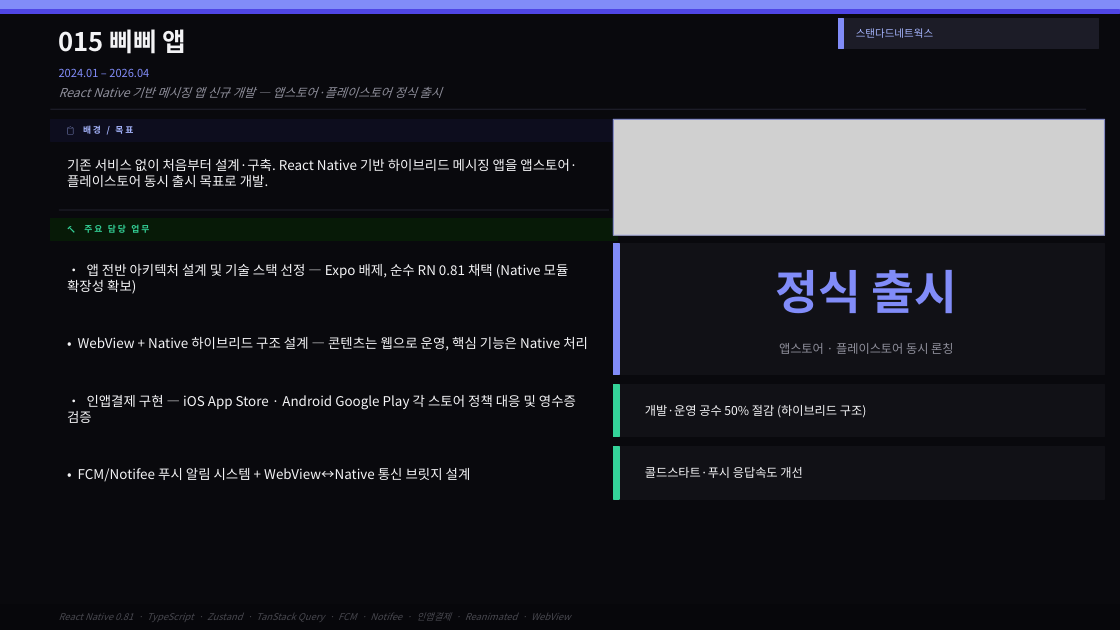
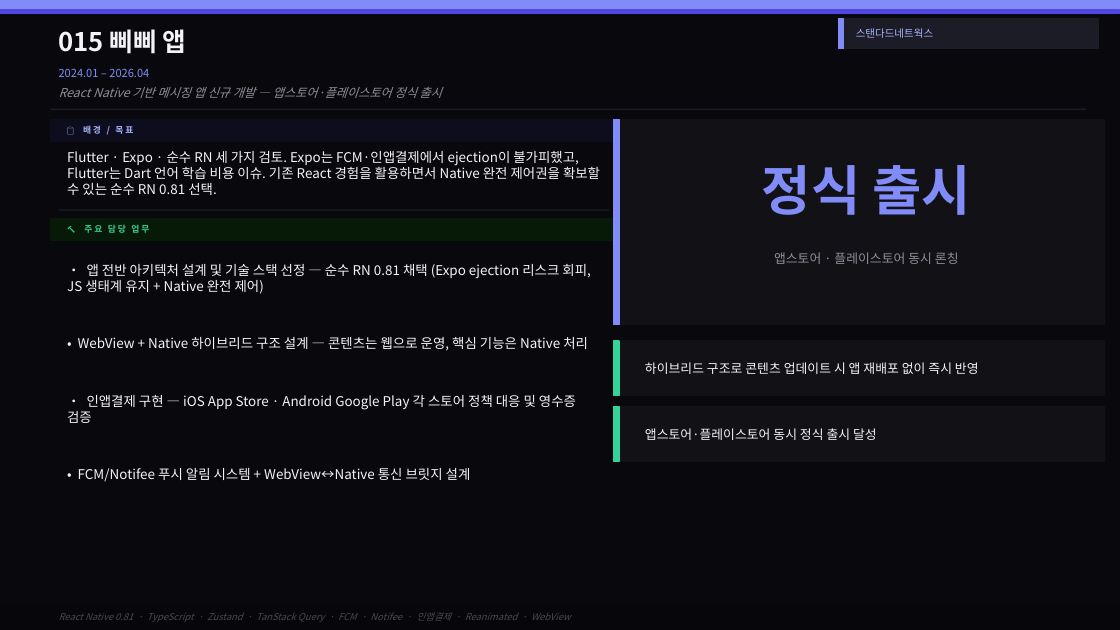
Before and after one commit to jinwonnnnnnn/jinwon-portfolio, a slide deck: slide 5 of apps/web/public/portfolio.pptx. Drawn at 1120x630 pixels with LibreOffice and Linux fonts; fonts in the diff are those of the drawing; grey boxes stand for pictures. Boxes give left, top, right and bottom in pixels: in the first picture for what was removed or moved away, otherwise in the second. Text is boxed around its words. In the diff, an @@ line names an element or a change of style, - is before the commit and + after.

```diff
--- a/apps/web/public/portfolio.pptx
+++ b/apps/web/public/portfolio.pptx
@@ rectangle: place and size @@
-rectangle at [613, 244, 619, 375]
+rectangle at [613, 119, 619, 324]
@@ rectangle: place and size @@
-rectangle at [613, 119, 1105, 235]
+rectangle at [613, 119, 1105, 324]
@@ rectangle at [613, 119, 1105, 324]: fill none to #111116; outline #818CF8 1 pt to #111116 1 pt @@
@@ picture removed at [613, 119, 1105, 235] @@
@@ text "정식 출시": place and size @@
-text "정식 출시" at [775, 270, 958, 314]
+text "정식 출시" at [762, 165, 972, 215]
@@ text "정식 출시" at [762, 165, 972, 215]: size 40 to 46 pt @@
@@ text at [67, 151, 600, 195]: text changed @@
-기존 서비스 없이 처음부터 설계·구축. React Native 기반 하이브리드 메시징 앱을 앱스토어·플레이스토어 동시 출시 목표로 개발.
+Flutter · Expo · 순수 RN 세 가지 검토. Expo는 FCM·인앱결제에서 ejection이 불가피했고, Flutter는 Dart 언어 학습 비용 이슈. 기존 React 경험을 활용하면서 Native 완전 제어권을 확보할 수 있는 순수 RN 0.81 선택.
@@ text at [67, 264, 590, 294]: text changed @@
-• 앱 전반 아키텍처 설계 및 기술 스택 선정 — Expo 배제, 순수 RN 0.81 채택 (Native 모듈 확장성 확보)
+• 앱 전반 아키텍처 설계 및 기술 스택 선정 — 순수 RN 0.81 채택 (Expo ejection 리스크 회피, JS 생태계 유지 + Native 완전 제어)
@@ text "앱스토어 · 플레이스토어 동시 론칭": place and size @@
-text "앱스토어 · 플레이스토어 동시 론칭" at [779, 343, 953, 354]
+text "앱스토어 · 플레이스토어 동시 론칭" at [774, 252, 959, 264]
@@ text "앱스토어 · 플레이스토어 동시 론칭" at [774, 252, 959, 264]: size 10.5 to 11 pt @@
@@ rectangle: place and size @@
-rectangle at [613, 244, 1105, 375]
+rectangle at [613, 341, 1105, 396]
@@ rectangle: place and size @@
-rectangle at [613, 447, 619, 499]
+rectangle at [613, 341, 619, 396]
@@ text at [645, 362, 979, 374]: text changed; size 10.5 to 11 pt @@
-개발·운영 공수 50% 절감 (하이브리드 구조)
+하이브리드 구조로 콘텐츠 업데이트 시 앱 재배포 없이 즉시 반영
@@ rectangle: place and size @@
-rectangle at [613, 385, 1105, 437]
+rectangle at [613, 407, 1105, 461]
@@ rectangle: place and size @@
-rectangle at [613, 385, 619, 437]
+rectangle at [613, 407, 619, 461]
@@ rectangle removed at [613, 447, 1105, 499] @@
@@ text added at [645, 428, 877, 440], 11 pt, text #F4F4F6 @@
+앱스토어·플레이스토어 동시 정식 출시 달성
@@ text removed at [645, 467, 802, 478] @@
-콜드스타트·푸시 응답속도 개선
```
Also in this commit, not shown: 6 other slides changed, 3 other files.
